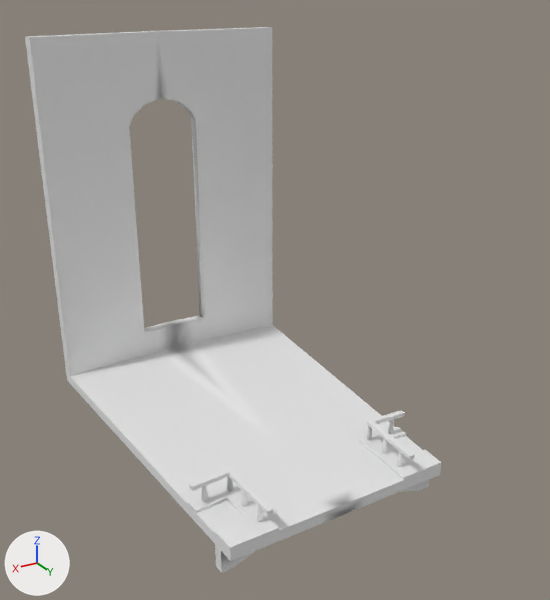
Two versions of the FBX model Assets/models/fbx/template_floor_entry.fbx, one commit apart.
Before and after are seen from a 50 mm lens placed at (5.3, 6.96, 6.84), pointed at (-0.25, -2.29, 2.21). The axes (+X, +Y, +Z) are drawn at lower left. The lights are the same throughout. Vertices at the same position are counted once.

The first picture shows 'template_floor_entry'.
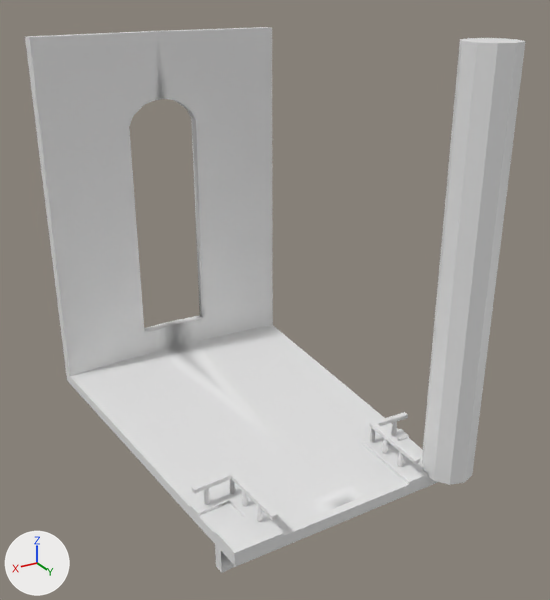
Pixel boxes (x1, y1, x2, y2) of what changed, in the pictures (550 x 600 px; the box of a moved part takes in the faces that stretch with it):
'template_floor_entry', reshaped (20% wider): before (25, 27, 441, 573); after (25, 27, 526, 573)
part 1 of me_template_floor_entry_mesh, moved or reshaped: before (227, 476, 233, 491); after (229, 479, 236, 494)
part 2 of me_template_floor_entry_mesh, moved or reshaped: before (367, 426, 372, 441); after (370, 428, 375, 443)
part 3 of me_template_floor_entry_mesh, moved or reshaped: before (388, 419, 394, 434); after (391, 422, 397, 436)
part 4 of me_template_floor_entry_mesh, moved or reshaped: before (202, 485, 208, 502); after (204, 488, 210, 505)
part 5 of me_template_floor_entry_mesh, added: after (422, 38, 526, 485)
part 6 of me_template_floor_entry_mesh, built on: before (70, 325, 441, 561); after (70, 325, 437, 567)

What changed in the scene script:
```text
Change me_template_floor_entry_mesh:
    used by ob_template_floor_entry; location = (0.0, 0.0, 0.0)
    remove me_template_floor_entry_mesh.from_pydata(...)  # 751 vertices, 794 faces; spans x -2.19..2.19, y -5.93..0.0, z -0.55..5.92
    add me_template_floor_entry_mesh.from_pydata(...)  # 809 vertices, 844 faces; spans x -2.19..2.19, y -5.93..0.5, z -0.55..6.1
    me_template_floor_entry_mesh part 1: the loose piece of 56 vertices spanning x 1.19..1.3, y -1.1..-1.0, z 0.04..0.33 is moved by (0.0, 0.07, 0.0)
    me_template_floor_entry_mesh part 2: the loose piece of 58 vertices spanning x -1.3..-1.19, y -1.1..-1.0, z 0.04..0.33 is moved by (0.0, 0.07, 0.0)
    me_template_floor_entry_mesh part 3: the loose piece of 42 vertices spanning x -1.71..-1.61, y -1.07..-0.97, z 0.04..0.33 is moved by (0.0, 0.07, 0.0)
    me_template_floor_entry_mesh part 4: the loose piece of 42 vertices spanning x 1.61..1.71, y -1.07..-0.97, z 0.04..0.33 is moved by (0.0, 0.07, 0.0)
    me_template_floor_entry_mesh part 5: a new loose piece, a 10-sided cylinder along z spanning x -2.16..-1.44, y -0.26..0.5, z 0.0..6.1
    me_template_floor_entry_mesh part 6
    4 vertices are removed from x -1.61..1.61, y 0.0, z 0.0
    20 faces are deleted
    45 vertices in x -1.87..1.87, y -1.17..-0.89, z -0.18..0.39 move by (0.0, 0.07, 0.0)
    22 vertices in x -1.86..1.66, y -1.17..-0.92, z -0.18..0.39 move by (-0.01, 0.07, 0.0)
    12 vertices in x -1.65..1.65, y -1.09..-0.98, z 0.33..0.39 move by (0.0, 0.08, 0.0)
    3 vertices in x -1.87, y -1.12, z -0.18..0.05 move by (-0.01, 0.08, 0.0)
    4 vertices are added at (1.61, 0.12, 0.0), (1.32, 0.12, 0.0), (-1.61, 0.12, 0.0), (-1.32, 0.12, 0.0)
    30 new vertices lie (0.0, 0.12, 0.0) away from vertices in x -1.8..1.8, y 0.0, z -0.18..0.39
    8 new vertices lie (0.0, 0.12, -0.01) away from vertices in x -1.8..1.8, y 0.0, z 0.05
    58 new faces join them
```
